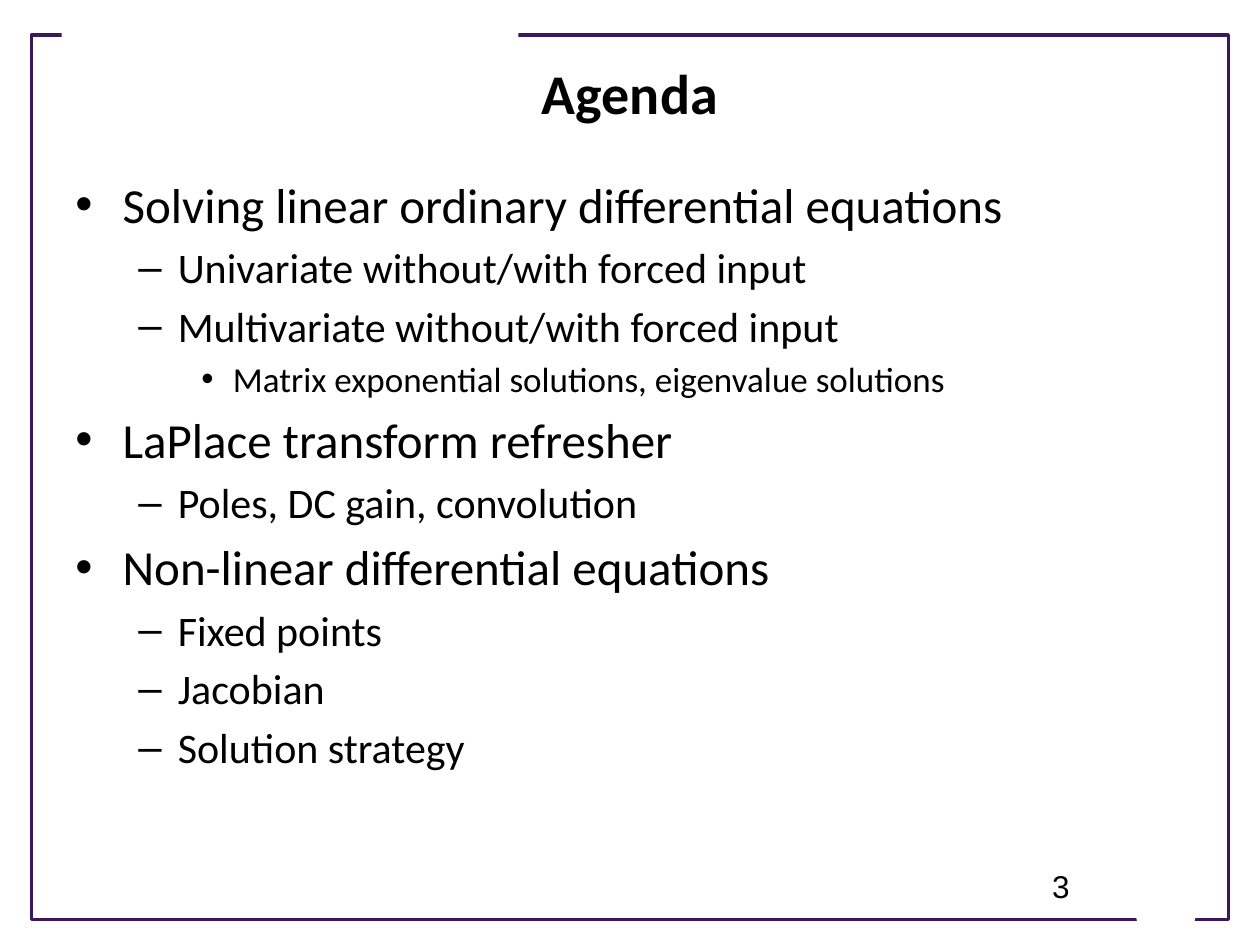
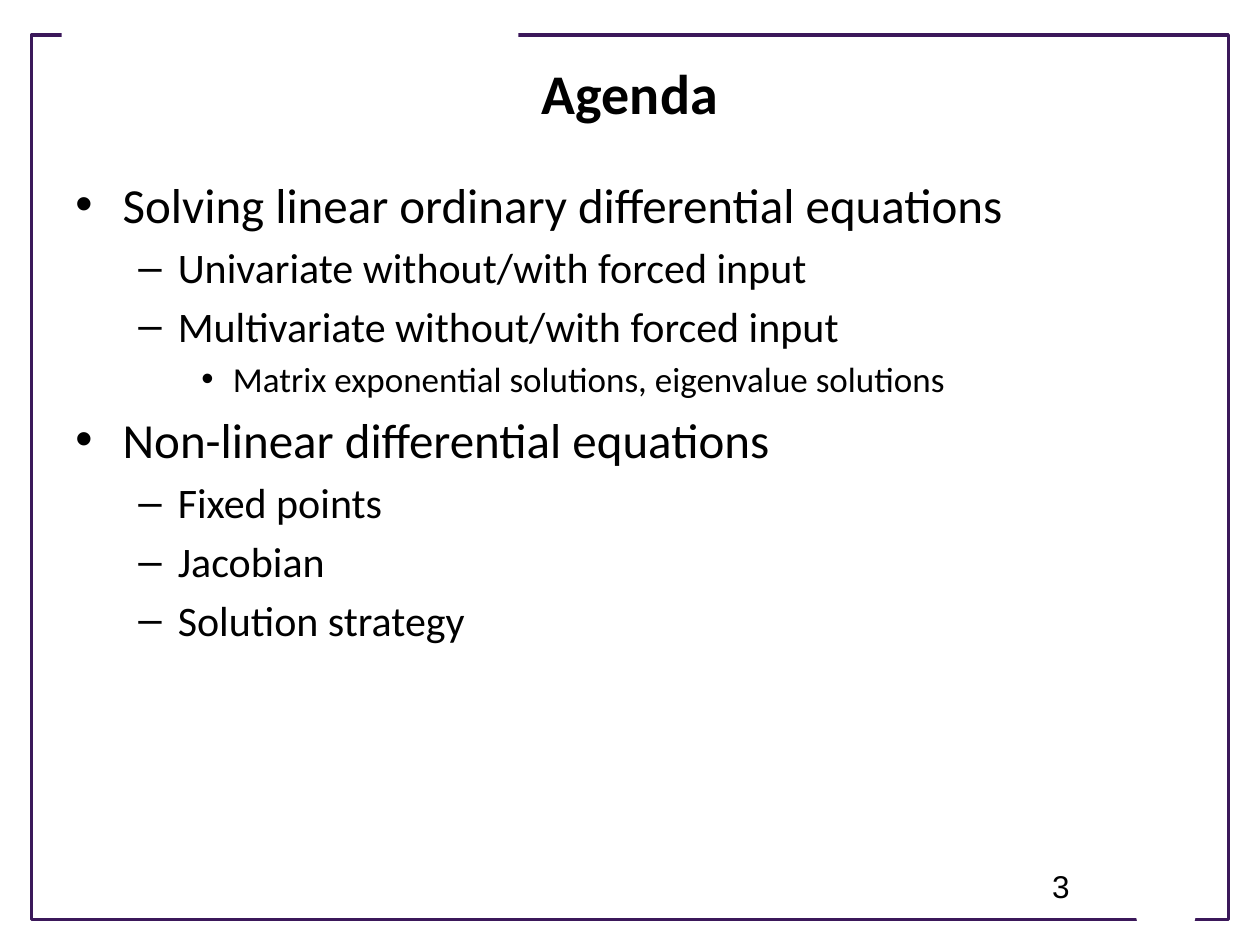
Before and after one commit to joseph-hellerstein/advanced-controls-lectures, a slide deck: slide 3 of Lecture_5-Dynamical-Systems/Dynamical-Systems.pptx. Drawn at 1260x945 pixels with LibreOffice and Linux fonts; fonts in the diff are those of the drawing; background and template pictures are left out. Boxes give left, top, right and bottom in pixels: in the first picture for what was removed or moved away, otherwise in the second. Text is boxed around its words. In the diff, an @@ line names an element or a change of style, - is before the commit and + after.

```diff
--- a/Lecture_5-Dynamical-Systems/Dynamical-Systems.pptx
+++ b/Lecture_5-Dynamical-Systems/Dynamical-Systems.pptx
@@ text at [123,424,672,526]: paragraphs removed @@
-• LaPlace transform refresher
-  – Poles, DC gain, convolution
```
Also in this commit, not shown: 2 other slides changed, 4 slides added, 4 slides removed, 1 other file.
